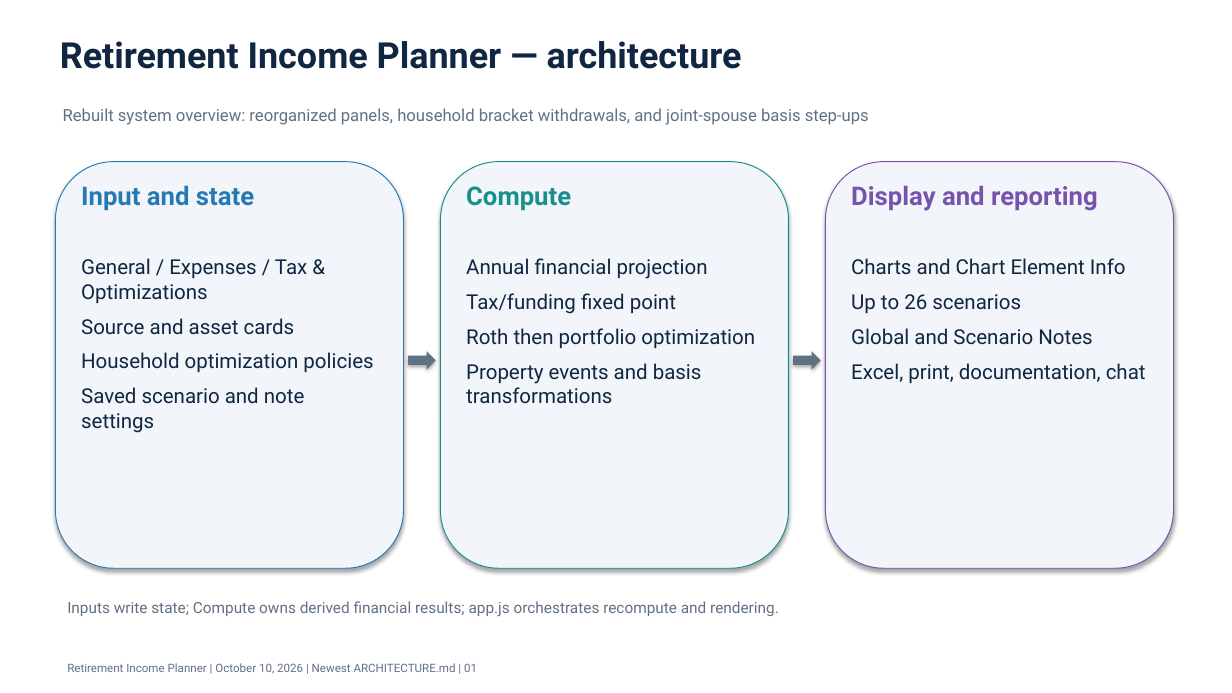
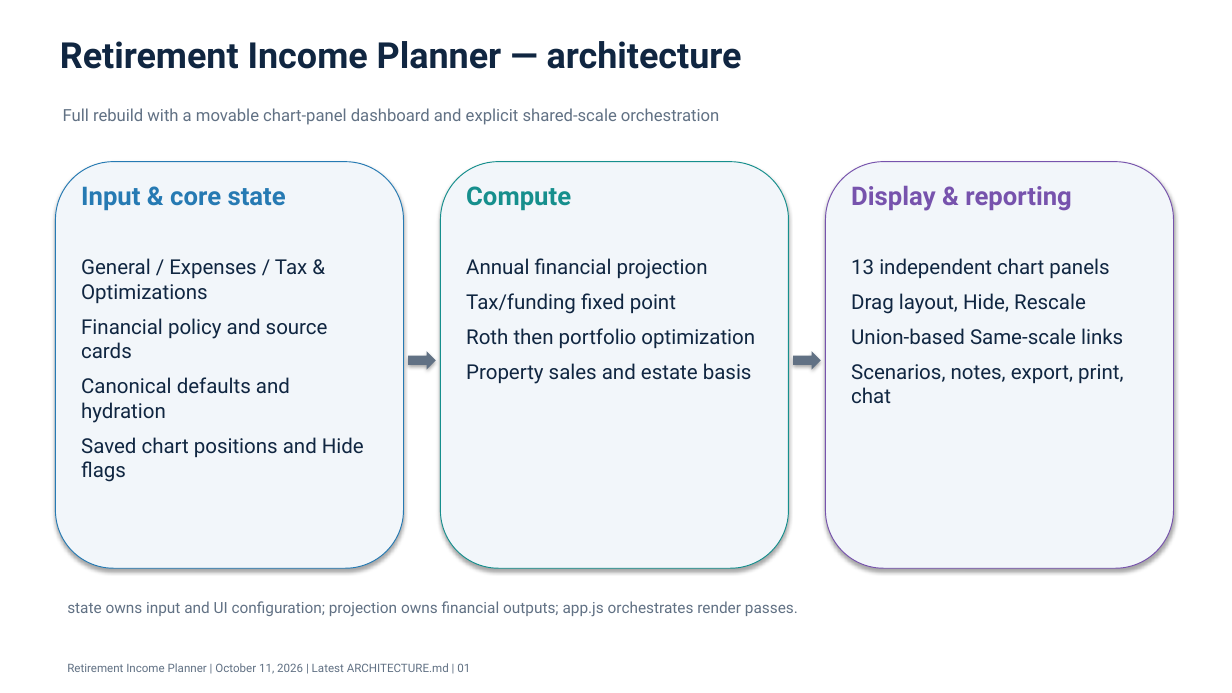
Before and after one commit to howardc64/retirefin, a slide deck: slide 1 of docs/retirement_income_planner_architecture.pptx. Drawn at 1232x693 pixels with LibreOffice and Linux fonts; fonts in the diff are those of the drawing. Boxes give left, top, right and bottom in pixels: in the first picture for what was removed or moved away, otherwise in the second. Text is boxed around its words. In the diff, an @@ line names an element or a change of style, - is before the commit and + after.

```diff
--- a/docs/retirement_income_planner_architecture.pptx
+++ b/docs/retirement_income_planner_architecture.pptx
@@ text at (63,108,719,125): text changed @@
-Rebuilt system overview: reorganized panels, household bracket withdrawals, and joint-spouse basis step-ups
+Full rebuild with a movable chart-panel dashboard and explicit shared-scale orchestration
@@ text at (81,186,286,211): text changed @@
-Input and state
+Input & core state
@@ text at (851,185,1072,211): text changed @@
-Display and reporting
+Display & reporting
@@ text at (851,258,1123,403): text changed @@
-Charts and Chart Element Info
-Up to 26 scenarios
-Global and Scenario Notes
-Excel, print, documentation, chat
+13 independent chart panels
+Drag layout, Hide, Rescale
+Union-based Same-scale links
+Scenarios, notes, export, print, chat
@@ text at (81,318,364,482): text changed @@
-Source and asset cards
-Household optimization policies
-Saved scenario and note settings
+Financial policy and source cards
+Canonical defaults and hydration
+Saved chart positions and Hide flags
@@ text at (466,363,752,384): text changed @@
-Property events and basis transformations
+Property sales and estate basis
@@ text at (67,601,798,616): text changed @@
-Inputs write state; Compute owns derived financial results; app.js orchestrates recompute and rendering.
+state owns input and UI configuration; projection owns financial outputs; app.js orchestrates render passes.
@@ text at (67,663,470,674): text changed @@
-Retirement Income Planner | October 10, 2026 | Newest ARCHITECTURE.md | 01
+Retirement Income Planner | October 11, 2026 | Latest ARCHITECTURE.md | 01
```
Also in this commit, not shown: 6 other slides changed, 7 slides added, 8 slides removed, 20 other files.
